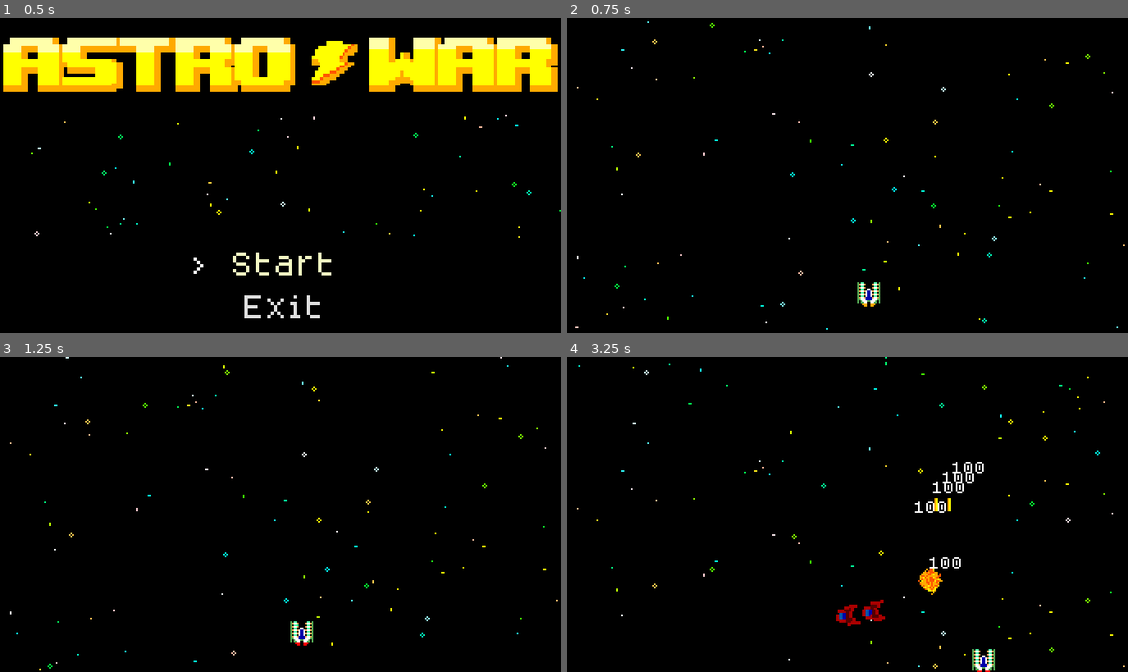
Above: before the commit, frames 1-4 (two rows, left to right).
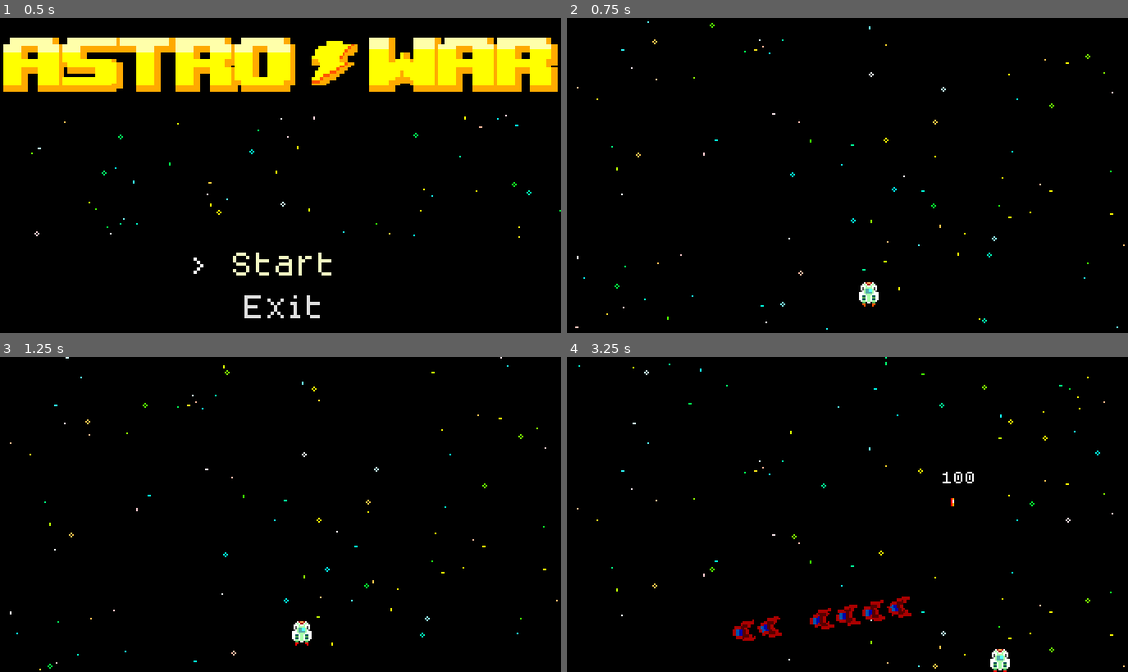
Above: after the commit, the same moments.

Repository: travrei/AstroWar
Game: Godot game, scene res://scenes/UI/menu.tscn
Two runs of this game, one before a commit and one after it. Both use one fixed random seed, a clock stepped at 60 frames per second and the inputs below. Before the commit the project has no main scene; this scene is started directly in both runs. Sound files missing from this copy of the repository are replaced by a short silence.
Inputs:
- Up to frame 1 (0.5 s): no input
- Up to frame 2 (0.75 s): click "Start" at 0.5 s
- Up to frame 3 (1.25 s): no input
- Up to frame 4 (3.25 s): hold D (Right) 1.28-2.03 s; hold Space (Shoot) 1.28-2.03 s; hold S (Down) 2.03-2.78 s; tap Space (Shoot) at 2.1 s; hold D (Right) from 2.78 s (still down); hold Space (Shoot) from 2.78 s (still down)

Frame 1 is identical in both runs. In frame 2, 0.2% of the frame differs, in the area x 51-56%, y 83-92%; in frame 3, 0.2%; in frame 4, 1.6%, in the area x 29-79%, y 33-100%.

Commit message:
Fixed loop of bgmusic. Fixed GellyEnemy. Almost Done!

Diff:
--- a/project.godot
+++ b/project.godot
@@ -11,6 +11,7 @@
 [application]
 
 config/name="AstroWar"
+run/main_scene="uid://368oh7vd8o8f"
 config/features=PackedStringArray("4.5", "Forward Plus")
 config/icon="res://icon.svg"
 
--- a/scenes/entities/Enemies/gelly_enemy.tscn
+++ b/scenes/entities/Enemies/gelly_enemy.tscn
@@ -173,6 +173,10 @@
 [node name="Enemy" type="AudioStreamPlayer2D" parent="."]
 stream = ExtResource("4_0b3k2")
 
+[node name="VisibleOnScreenEnabler2D" type="VisibleOnScreenEnabler2D" parent="."]
+rect = Rect2(-10, -10, 20, 28)
+
 [connection signal="area_entered" from="." to="." method="_on_area_entered"]
 [connection signal="body_entered" from="." to="." method="_on_body_entered"]
 [connection signal="animation_finished" from="AnimatedSprite2D" to="." method="_on_animated_sprite_2d_animation_finished"]
+[connection signal="screen_entered" from="VisibleOnScreenEnabler2D" to="." method="_on_visible_on_screen_enabler_2d_screen_entered"]
--- a/scenes/entities/Player/player.tscn
+++ b/scenes/entities/Player/player.tscn
@@ -200,7 +200,7 @@
 collision_mask = 13
 script = ExtResource("1_i5r0j")
 player_lv = 1
-speed = 3500.0
+speed = 4000.0
 bullet_scene = ExtResource("2_txxmm")
 assistent_scene = ExtResource("3_o8fb4")
 shooting_sound = NodePath("SoundFx/ShootLv1")
--- a/scenes/lvs/lv_x.tscn
+++ b/scenes/lvs/lv_x.tscn
@@ -11,6 +11,7 @@
 [ext_resource type="PackedScene" uid="uid://4t4ad7dbaau5" path="res://scenes/entities/Enemies/suicide_enemy.tscn" id="8_gnsps"]
 [ext_resource type="AudioStream" uid="uid://lfhtgb6r2uxs" path="res://assets/Audio/Music/E1M1 Bloo - Stricken Commission.ogg" id="8_sqbmp"]
 [ext_resource type="PackedScene" uid="uid://dse4c8amop14o" path="res://scenes/UI/game_over.tscn" id="10_sqbmp"]
+[ext_resource type="Script" uid="uid://c68isguuq12fw" path="res://scripts/UI/background_music.gd" id="12_q60ce"]
 
 [sub_resource type="TileSetAtlasSource" id="TileSetAtlasSource_0g1n2"]
 texture = ExtResource("1_ed48k")
@@ -35,8 +36,8 @@
 [sub_resource type="TileSet" id="TileSet_nlvjb"]
 sources/1 = SubResource("TileSetAtlasSource_0g1n2")
 
-[sub_resource type="RectangleShape2D" id="RectangleShape2D_sqbmp"]
-size = Vector2(446, 20)
+[sub_resource type="RectangleShape2D" id="RectangleShape2D_q60ce"]
+size = Vector2(387, 20)
 
 [sub_resource type="WorldBoundaryShape2D" id="WorldBoundaryShape2D_4kra6"]
 normal = Vector2(1, 0)
@@ -54,7 +55,7 @@
 
 [node name="UpgradeSpawner" parent="." instance=ExtResource("3_nlvjb")]
 position = Vector2(171, 0)
-next_spawn_target = 1500
+next_spawn_target = 1000
 
 [node name="Map" type="Node2D" parent="." node_paths=PackedStringArray("backgroundmusic")]
 script = ExtResource("2_iekdc")
@@ -71,6 +72,7 @@
 [node name="Enemies" type="Node2D" parent="Map"]
 
 [node name="BossSpawnArea" type="Area2D" parent="Map" node_paths=PackedStringArray("map", "bg_music")]
+collision_layer = 64
 collision_mask = 2
 script = ExtResource("6_iekdc")
 boss_scene = ExtResource("5_axxcs")
@@ -80,15 +82,17 @@
 
 [node name="CollisionShape2D" type="CollisionShape2D" parent="Map/BossSpawnArea"]
 position = Vector2(180, 0)
-shape = SubResource("RectangleShape2D_sqbmp")
 
 [node name="SuicideSpawnArea" type="Area2D" parent="Map"]
+collision_layer = 64
 collision_mask = 2
 script = ExtResource("7_5agdd")
+how_many_spawns = 4
 suicide_scene = ExtResource("8_gnsps")
 
 [node name="CollisionShape2D" type="CollisionShape2D" parent="Map/SuicideSpawnArea"]
-position = Vector2(167, 0)
+position = Vector2(177.5, 0)
+shape = SubResource("RectangleShape2D_q60ce")
 
 [node name="ScreenBorders" type="StaticBody2D" parent="."]
 
@@ -103,11 +107,13 @@
 
 [node name="Player" parent="." instance=ExtResource("1_rw1wj")]
 position = Vector2(184, 168)
-player_lv = 2
+player_lv = 0
 
 [node name="Background Music" type="AudioStreamPlayer" parent="."]
 pitch_scale = 1.6
 autoplay = true
+script = ExtResource("12_q60ce")
 
 [connection signal="body_entered" from="Map/BossSpawnArea" to="Map/BossSpawnArea" method="_on_body_entered"]
 [connection signal="player_death" from="Player" to="Map" method="_on_player_player_death"]
+[connection signal="finished" from="Background Music" to="Background Music" method="_on_finished"]
--- /dev/null
+++ b/scripts/UI/background_music.gd
@@ -0,0 +1,6 @@
+extends AudioStreamPlayer
+
+#Using this as a hack to make the music play in a loop.
+#I tried a lot of solutions but none of them work
+func _on_finished() -> void:
+	play()
--- a/scripts/UI/game_over.gd
+++ b/scripts/UI/game_over.gd
@@ -4,6 +4,9 @@
 @onready var ResetLabel: Label = $VBoxContainer/HBox/RestLabel
 @onready var SepLabel: Label = $VBoxContainer/HBox/sepLabel
 @onready var QuitLabel: Label = $VBoxContainer/HBox/QuitLabel
+
+const MENU = preload("uid://368oh7vd8o8f")
+var can_restart: bool = false
 
 func _ready() -> void:
 	ScoreLabel.text = "Score: " + str(Global.player_score)
@@ -14,10 +17,11 @@
 	SepLabel.visible = true
 	QuitLabel.visible = true
 
+	await get_tree().create_timer(1).timeout
+	can_restart = true
+
 func _unhandled_input(event: InputEvent) -> void:
-	await get_tree().create_timer(2).timeout
-
-	if event.is_action_pressed("Shoot"):
+	if event.is_action_pressed("Shoot") and can_restart:
 		queue_free()
 		get_viewport().set_input_as_handled()
 
@@ -25,3 +29,7 @@
 		Global.player_score = 0
 
 		get_tree().reload_current_scene()
+
+	elif event.is_action_pressed("ui_cancel") and can_restart:
+		queue_free()
+		get_tree().change_scene_to_packed(MENU)
--- a/scripts/entities/Enemies/gelly_enemy.gd
+++ b/scripts/entities/Enemies/gelly_enemy.gd
@@ -7,6 +7,7 @@
 @export var explosion_fx: AudioStreamPlayer2D
 
 var direction: Vector2 = Vector2.ZERO
+var can_move: bool = false
 
 func _ready() -> void:
 	direction.x = randf_range(-0.5, 0.5)
@@ -16,7 +17,7 @@
 	moviment(delta)
 
 func moviment(delta) -> void:
-	if !is_dead:
+	if !is_dead && can_move:
 		direction.normalized()
 		global_position += direction * speed * delta
 
@@ -31,3 +32,7 @@
 
 func _on_animated_sprite_2d_animation_finished() -> void:
 	queue_free()
+
+
+func _on_visible_on_screen_enabler_2d_screen_entered() -> void:
+	can_move = true
Not shown, changed: assets/Audio/Music/E1M1 Bloo - Stricken Commission.ogg.import
Not shown, changed: assets/Audio/Music/Theme Song 8_bit.ogg.import
Not shown: 1 places in scenes/lvs/lv_x.tscn that only renumber resources
Not shown, added: scripts/UI/background_music.gd.uid
